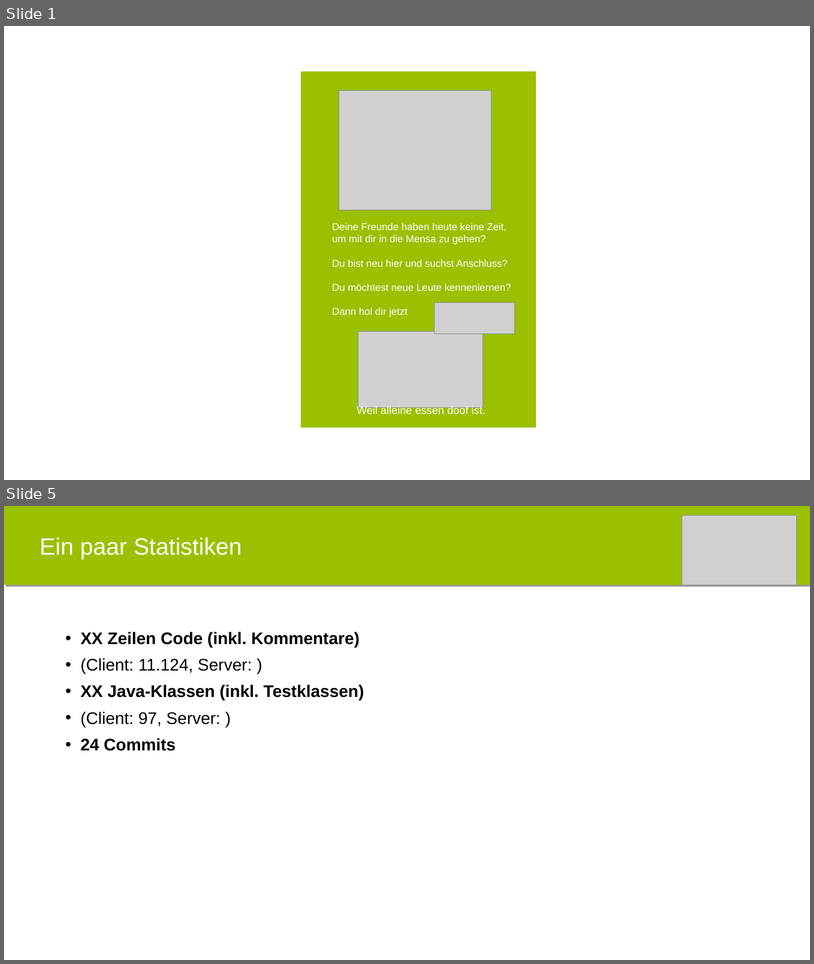
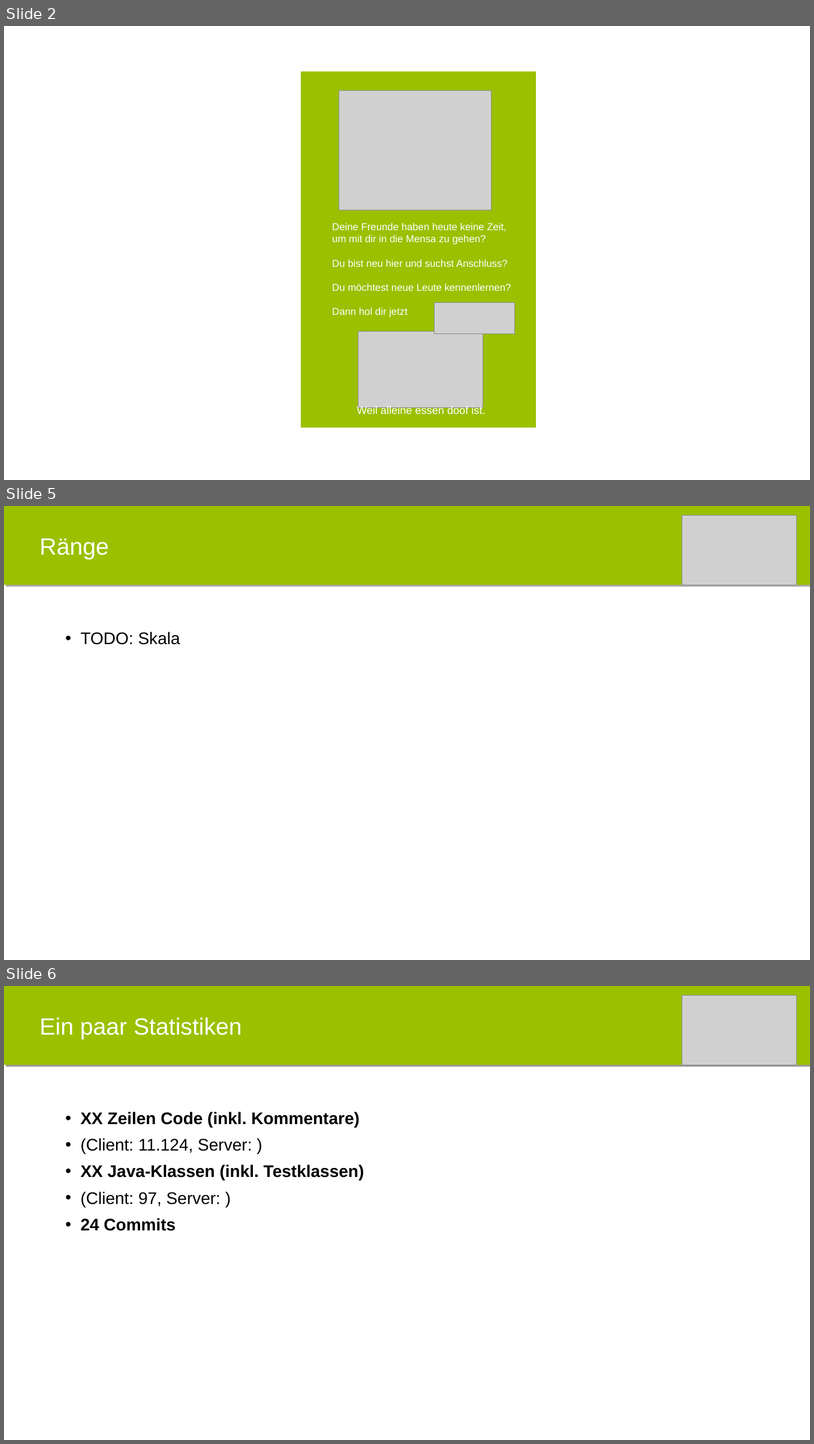
Before and after one commit to itzMatze/PSE-Team02, a slide deck: 5 Präsentation/mensameet_abschluss.pptx. Shown one above the other, each under a label of ours: slides 1 and 5 before the commit, slides 2, 5 and 6 after it; the slides between them are not shown. The pictures are 814x964 and 814x1444 pixels, drawn with LibreOffice and Linux fonts; fonts in the diff are those of the drawing; grey boxes stand for pictures. Boxes give left, top, right and bottom in pixels: in the first picture for what was removed or moved away, otherwise in the second. Text is boxed around its words. In the diff, an @@ line names an element or a change of style, - is before the commit and + after.

```diff
--- a/5 Präsentation/mensameet_abschluss.pptx
+++ b/5 Präsentation/mensameet_abschluss.pptx
@@ slide 5 added at (x1=4, y1=506, x2=810, y2=960), background #FFFFFF @@
@@ rectangle added at (x1=4, y1=506, x2=810, y2=585), fill #9AC000, 28 pt, text #FFFFFF @@
+Ränge
@@ picture added at (x1=683, y1=515, x2=797, y2=585) @@
@@ text added at (x1=81, y1=631, x2=180, y2=645), 20 pt, text #000000 @@
+• TODO: Skala
@@ what was slide 1 is now slide 2 @@
@@ what was slide 5 is now slide 6 @@
```
Also in this commit, not shown: 1 slide changed, 3 other slides added, 2 slides removed.
